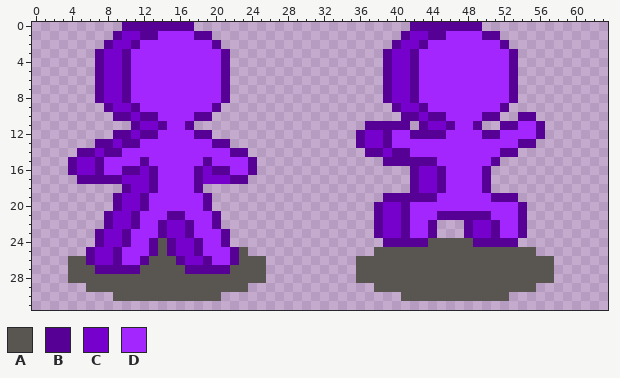
One commit to this pixel-art sprite: dev/content/vivo_walk.png. That is the earlier state.
The file is 64x32 pixels.
Palette (. is transparent): A #595652  B #560095  C #7600cc  D #a426ff
Pixels before, first column x 4:
 0 ......BBBBBBBB........................BBBBBBBB........
 1 .....BCCBBDDDDBB.....................BCCBBDDDDBB......
 2 ....BCCBDDDDDDDDB...................BCCBDDDDDDDDB.....
 3 ...BCCBDDDDDDDDDDB.................BCCBDDDDDDDDDDB....
 4 ...BCCBDDDDDDDDDDB.................BCCBDDDDDDDDDDB....
 5 ...BCCBDDDDDDDDDDB.................BCCBDDDDDDDDDDB....
 6 ...BCCBDDDDDDDDDDB.................BCCBDDDDDDDDDDB....
 7 ...BCCBDDDDDDDDDDB.................BCCBDDDDDDDDDDB....
 8 ...BCCBDDDDDDDDDDB.................BCCBDDDDDDDDDDB....
 9 ....BCCBDDDDDDDDB...................BCCBDDDDDDDDB.....
10 .....BBCBBDDDDBB.....................BBCBBDDDDBB..BB..
11 .......BCCBDDB...................BBBBB.BCCBDDB..BBDDB.
12 .....BBCBBDDDDBB................BCCBDDBBBBDDDDBBDDDDB.
13 ...BBCBBDDDDDDDDBB..............BCCBDDDDDDDDDDDDDDBB..
14 .BBCBBDDDDDDDDDDDDBB.............BBCBBDDDDDDDDDDBB....
15 BCCBDDDDBDDDDDDBDDDDB..............BBBBBBDDDDDDB......
16 BCCBDDBBCBDDDDBCBBDDB.................BCCBDDDDB.......
17 .BBBBBCCCBDDDDBCCCBB..................BCCBDDDDB.......
18 ......BCCBDDDDB.......................BCCBDDDDB.......
19 .....BCCBDDDDDDB...................BBBBBBDDDDDDBBB....
20 .....BCCBDDDDDDB..................BCCBDDDDDDDDDDDDB...
21 ....BCCBDDDBBDDDB.................BCCBDDDBBBBBBDDDB...
22 ....BCCBDDBCCBDDB.................BCCBDDB...BCCBDDB...
23 ...BCCBDDDBCCBDDDB................BCCBDDB...BCCBDDB...
24 ...BCCBDDBABCCBDDB.................BBBBBAAAAABBBBB....
25 ..BCCBDDDBABCCBDDDBA..............AAAAAAAAAAAAAAAAAA..
26 AABCCBDDBAAABCCBDDBAAA..........AAAAAAAAAAAAAAAAAAAAAA
27 AAABBBBBAAAAABBBBBAAAA..........AAAAAAAAAAAAAAAAAAAAAA
28 AAAAAAAAAAAAAAAAAAAAAA..........AAAAAAAAAAAAAAAAAAAAAA
29 ..AAAAAAAAAAAAAAAAAA..............AAAAAAAAAAAAAAAAAA..
30 .....AAAAAAAAAAAA....................AAAAAAAAAAAA.....
Now the later version:
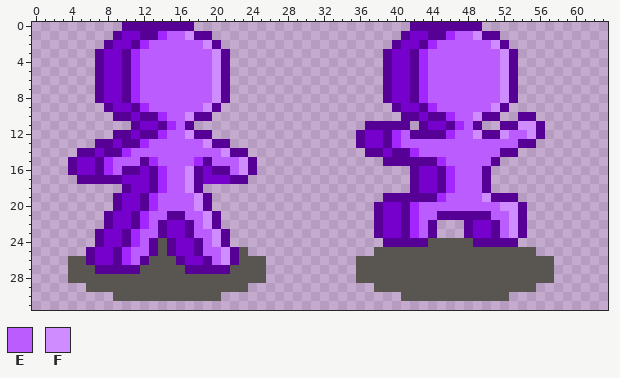
Colours new in this view: E #bb5cff  F #cf8cff
Changes in this commit:
The edit turns colour D into colour E in row 1 at x 15 to 16 and 47 to 48; in row 2 at x 13 to 18 and 45 to 50; in rows 3 to 8 at x 12 to 19 and 44 to 51; in row 9 at x 13 to 18 and 45 to 50; in row 10 at x 15 to 16 and 47 to 48; in row 11 at x 16 and 48.
The edit turns colour D into colour E in row 12 at x 15 to 16, 41, 47 to 48 and 53 to 54; in row 13 at x 13 to 18 and 41 to 53; in row 14 at x 11 to 20 and 43 to 51; in row 15 at x 9 to 11, 14 to 17, 20 to 22 and 46 to 50; in row 16 at x 9, 15 to 16, 22 and 47 to 49; in rows 17 to 18 at x 15 to 16 and 47 to 49.
The edit turns colour D into colour E in row 19 at x 14 to 17 and 46 to 49; in row 20 at x 14 to 17 and 43 to 51; in row 21 at x 13 to 14, 17 to 18, 43 to 44 and 51 to 52; in row 22 at x 13, 18, 43 and 52; in row 23 at x 12 to 13, 18 to 19, 43 and 52; in row 24 at x 12 and 19.
The edit turns colour D into colour E in row 25 at x 11 to 12 and 19 to 20; in row 26 at x 11 and 20.
The edit turns colour D into colour F in row 1 at x 17 and 49; in row 2 at x 19 and 51; in rows 3 to 8 at x 20 and 52; in row 9 at x 19 and 51; in row 10 at x 17 and 49; in row 11 at x 54 to 55.
The edit turns colour D into colour F in row 12 at x 17, 49, 52 and 55; in row 13 at x 19; in row 14 at x 21; in row 15 at x 23; in row 16 at x 17 and 23; in rows 17 to 18 at x 17.
The edit turns colour D into colour F in row 19 at x 18 and 50; in row 20 at x 18 and 52 to 53; in rows 21 to 22 at x 19 and 53; in row 23 at x 20 and 53; in row 24 at x 20; in rows 25 to 26 at x 21.
Where, in picture pixels (left, top, right, bottom), the same in both pictures:
changed: (113, 31, 248, 265)
changed: (401, 31, 536, 238)
